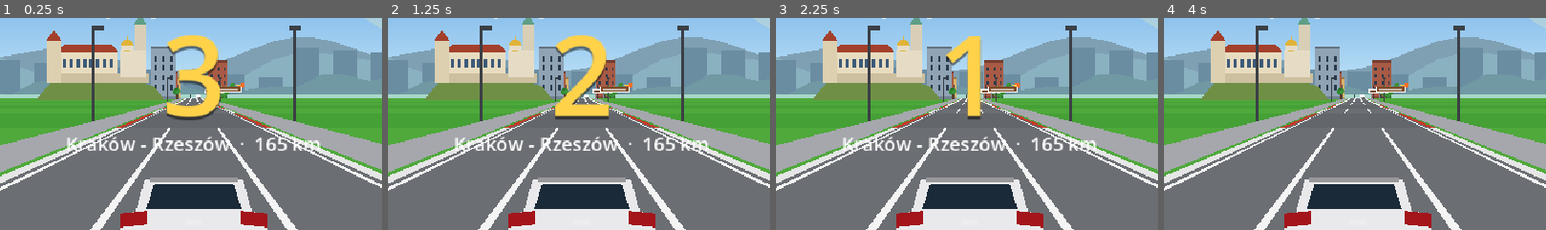
Above: before the commit, frames 1-4 (left to right).
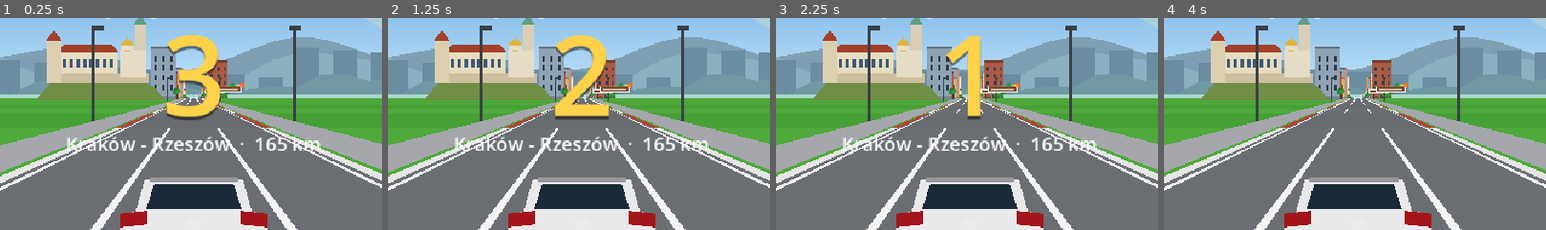
Above: after the commit, the same moments.

Repository: wickedpatrick/road-race
Game: Godot game, scene res://src/scenes/game.tscn
Same seed, same stepped clock (60 frames per second), same inputs: the game is played once before the commit and once after it. This scene is started directly instead of the project's main scene.
Inputs (mouse positions are % of the whole screen's width and height, from its top left):
- Up to frame 1 (0.25 s): no input
- Up to frame 2 (1.25 s): tap Enter at 0.5 s; move the mouse to (72, 44) at 0.52 s; hold D (right) from 0.53 s (still down); tap X at 0.6 s; click (72, 44) at 0.67 s; tap Space at 0.77 s
- Up to frame 3 (2.25 s): release D (right) at 1.25 s; drag from (30, 54) to (45, 70) at 1.27 s; tap Space at 2 s; move the mouse to (60, 27) at 2.02 s; hold D (right) from 2.03 s (still down); tap Enter at 2.1 s
- Up to frame 4 (4 s): release D (right) at 2.75 s; tap Enter at 2.75 s; drag from (45, 70) to (20, 34) at 2.77 s; tap Space at 3.5, 3.77 s; move the mouse to (80, 65) at 3.52 s; hold A (left) from 3.53 s (still down); tap T at 3.6 s
The pictures show only the part of the screen within x 25-75%, y 31-81%; the shares and areas given below are measured in that part.

The runs differ from the first frame. In frame 1, 0.2% of the frame differs, in the area x 46-55%, y 23-38%; in frame 2, 0.2%; in frame 3, 0.3%; in frame 4, 0.4%.

Commit message:
Subtler asphalt bands; distant objects fade in from the haze and rise over crests instead of popping in
Co-Authored-By: Claude Opus 5.5 <noreply@anthropic.com>

Diff:
--- a/src/view/draw_batch.gd
+++ b/src/view/draw_batch.gd
@@ -10,6 +10,9 @@
 var _tmp_cols := PackedColorArray()
 var _xf := Transform2D.IDENTITY
 var _xf_on := false
+## distance haze: every colour added is blended this far (0..1) towards fog_color (set per depth by WorldView)
+var fog := 0.0
+var fog_color := Color.WHITE
 
 func begin(cv: CanvasItem) -> void:
 	_cv = cv
@@ -18,6 +21,7 @@
 	_idx.clear()
 	_xf = Transform2D.IDENTITY
 	_xf_on = false
+	fog = 0.0
 
 func flush() -> void:
 	if _idx.is_empty():
@@ -33,7 +37,7 @@
 	var base := _pts.size()
 	_pts.append_array(_xf * p if _xf_on else p)
 	_tmp_cols.resize(n)
-	_tmp_cols.fill(col)
+	_tmp_cols.fill(col.lerp(fog_color, fog) if fog > 0.0 else col)
 	_cols.append_array(_tmp_cols)
 	for k in range(1, n - 1):
 		_idx.append(base)
@@ -82,7 +86,7 @@
 	var base := _pts.size()
 	_pts.append_array(_xf * p if _xf_on else p)
 	_tmp_cols.resize(p.size())
-	_tmp_cols.fill(col)
+	_tmp_cols.fill(col.lerp(fog_color, fog) if fog > 0.0 else col)
 	_cols.append_array(_tmp_cols)
 	for i in tri:
 		_idx.append(base + i)
--- a/src/view/season_palette.gd
+++ b/src/view/season_palette.gd
@@ -4,16 +4,16 @@
 const LABELS := {"spring": "Wiosna", "summer": "Lato", "autumn": "Jesień", "winter": "Zima"}
 const DATA := {
 	"spring": {"crop_a": Color("e2cf3a"), "crop_b": Color("8cc84b"), "crop_c": Color("8a6a45"), "water": Color("4a8fc4"),  …(189 unchanged characters)…
-		"road_a": Color("6d7075"), "road_b": Color("666a6f"), "rumble_a": Color("e6e6e6"), "rumble_b": Color("c9392c"), "line": Color("f1f1f1"),
+		"road_a": Color("6d7075"), "road_b": Color("6a6d72"), "rumble_a": Color("e6e6e6"), "rumble_b": Color("c9392c"), "line": Color("f1f1f1"),
 		"tree": Color("4fae3a"), "tree2": Color("f4b6d0"), "mountain": Color("8fb4c8"), "particle": "petals", "sun": false},
 	"summer": {"crop_a": Color("d9b54a"), "crop_b": Color("78b84a"), "crop_c": Color("c4a050"), "water": Color("3f86c8"),  …(189 unchanged characters)…
-		"road_a": Color("6b6e73"), "road_b": Color("63666b"), "rumble_a": Color("e6e6e6"), "rumble_b": Color("c9392c"), "line": Color("f4f4f4"),
+		"road_a": Color("6b6e73"), "road_b": Color("686b70"), "rumble_a": Color("e6e6e6"), "rumble_b": Color("c9392c"), "line": Color("f4f4f4"),
 		"tree": Color("2f8b2f"), "tree2": Color("267326"), "mountain": Color("7aa0b8"), "particle": "none", "sun": true},
 	"autumn": {"crop_a": Color("7a5a3a"), "crop_b": Color("c8a85a"), "crop_c": Color("8aa04a"), "water": Color("4b7ea8"),  …(189 unchanged characters)…
-		"road_a": Color("6a6b6e"), "road_b": Color("626367"), "rumble_a": Color("e2ddd2"), "rumble_b": Color("b8402b"), "line": Color("eee9dc"),
+		"road_a": Color("6a6b6e"), "road_b": Color("67686b"), "rumble_a": Color("e2ddd2"), "rumble_b": Color("b8402b"), "line": Color("eee9dc"),
 		"tree": Color("dc7a2b"), "tree2": Color("b83a2a"), "mountain": Color("a89a86"), "particle": "leaves", "sun": false},
 	"winter": {"crop_a": Color("e6ecf0"), "crop_b": Color("dbe3e9"), "crop_c": Color("cfd9e0"), "water": Color("b9d3e3"),  …(189 unchanged characters)…
-		"road_a": Color("6f7378"), "road_b": Color("686c71"), "rumble_a": Color("eef0f2"), "rumble_b": Color("b9423a"), "line": Color("fafafa"),
+		"road_a": Color("6f7378"), "road_b": Color("6c7075"), "rumble_a": Color("eef0f2"), "rumble_b": Color("b9423a"), "line": Color("fafafa"),
 		"tree": Color("2f5c46"), "tree2": Color("ffffff"), "mountain": Color("c3d0da"), "particle": "snow", "sun": false},
 }
 static func by_name(season: String) -> Dictionary:
--- a/src/view/world_view.gd
+++ b/src/view/world_view.gd
@@ -12,6 +12,7 @@
 const CURVE_K := 0.0028
 const CAR_UNIT := 0.0086 ## metres per painter unit
 const PARTICLES := 70
+const ITEM_FADE := 0.8 ## objects fade out of the haze from this share of the drawing distance
 
 var race: Race
 var pal: Dictionary
@@ -31,6 +32,7 @@
 var _o0 := PackedFloat32Array()
 var _o1 := PackedFloat32Array()
 var _vis := PackedByteArray()
+var _clip := PackedFloat32Array() ## per depth: screen y of the nearer ground's top edge (a crest hides what is below)
 var _buckets: Array = []
 var _b := DrawBatch.new()
 var _warm_left: Array = [] ## sign texts still to pre-render, a few per frame (see Scenery.warm_text)
@@ -65,6 +67,7 @@
 	_x1.resize(N + 1); _y1.resize(N + 1); _s1.resize(N + 1)
 	_o0.resize(N + 1); _o1.resize(N + 1)
 	_vis.resize(N + 1)
+	_clip.resize(N + 1)
 	_buckets.clear()
 	for i in N + 1:
 		_buckets.append([])
@@ -124,6 +127,12 @@
 func _fog(c: Color, n: int) -> Color:
 	var f := clampf((float(n) - N * 0.45) / (N * 0.55), 0.0, 1.0)
 	return c.lerp(pal.sky_bottom, f * 0.75)
+
+## Haze for objects at depth n: the same as the road, then fading out completely over the last stretch of the view,
+## so trees, buildings and cars come out of the haze instead of popping in at the edge of the drawing distance.
+func _item_fog(n: int) -> float:
+	var f := clampf((float(n) - N * 0.45) / (N * 0.55), 0.0, 1.0) * 0.75
+	return maxf(f, smoothstep(N * ITEM_FADE, float(N), float(n)))
 
 func _draw() -> void:
 	if race == null:
@@ -244,6 +253,7 @@
 		_o0[n] = o0
 		_o1[n] = o1
 		_vis[n] = 0
+		_clip[n] = maxy
 		if z1 > cam_z + NEAR:
 			var wy0: float = sg.y
 			var wy1: float = _seg(i + 1).y
@@ -264,12 +274,14 @@
 				maxy = _y0[n]
 		off = o1
 		dx += sg.curve * CURVE_K
-	# back to front
+	# back to front; objects behind a crest are drawn too: the nearer ground drawn after them hides their lower part,
+	# so a tall tree or tower rises over the hilltop instead of popping up when its road comes into view
 	for n in range(N - 1, -1, -1):
-		if _vis[n] == 0:
-			continue
 		var i := base + n
-		_draw_segment(n, i)
+		if _vis[n] == 1:
+			_draw_segment(n, i)
+		_b.fog = _item_fog(n)
+		_b.fog_color = pal.sky_bottom
 		var its = items.get(i)
 		if its != null:
 			for it in its:
@@ -278,6 +290,7 @@
 			_draw_traffic_car(tcars[ci], n, cam_x, cam_y, cam_z)
 		if not race.police.is_empty() and int(floor(race.police.z / SEG)) == i:
 			_draw_traffic_car({"z": race.police.z, "lane_x": race.police.x, "kind": "police", "color_idx": 0}, n, cam_x, cam_y, cam_z)
+		_b.fog = 0.0
 
 func _draw_segment(n: int, i: int) -> void:
 	var band := (i / 3) % 2
@@ -354,6 +367,8 @@
 	if p.z <= 0.0:
 		return
 	var pm := p.z * W * 0.5
+	if _vis[n] == 0 and p.y - it.get("h", 10.0) * pm >= _clip[n]:
+		return # wholly behind a crest
 	var b := Vector2(p.x, p.y)
 	if it.type == "bridge":
 		_draw_bridge(b, pm)
@@ -399,7 +414,7 @@
 	var px: float = W * 0.5 + s * (o + c.lane_x * Track.ROAD_HALF_WIDTH - cam_x) * W * 0.5
 	var py: float = HORIZON - s * (wy - cam_y) * HORIZON
 	var scale := s * W * 0.5 * CAR_UNIT
-	if scale < 0.04:
+	if scale < 0.04 or (_vis[n] == 0 and py - 4.5 * s * W * 0.5 >= _clip[n]):
 		return
 	CarPainter.draw_traffic(_b, c.kind, Vector2(px, py), scale, CarPainter.TRAFFIC_COLORS[c.color_idx])
 
